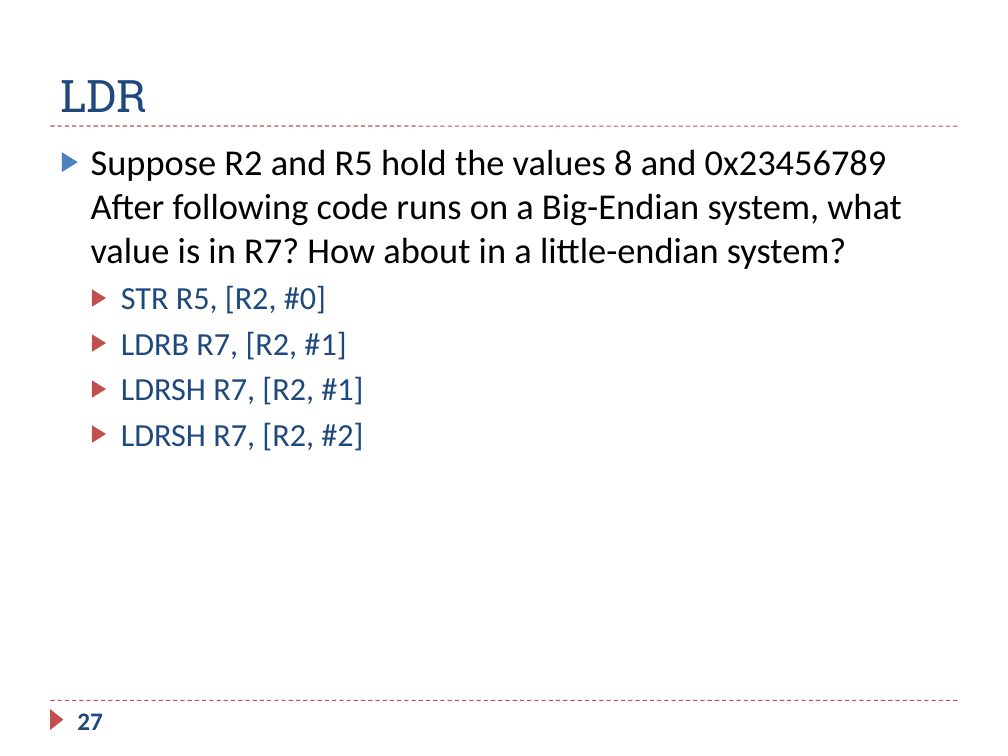
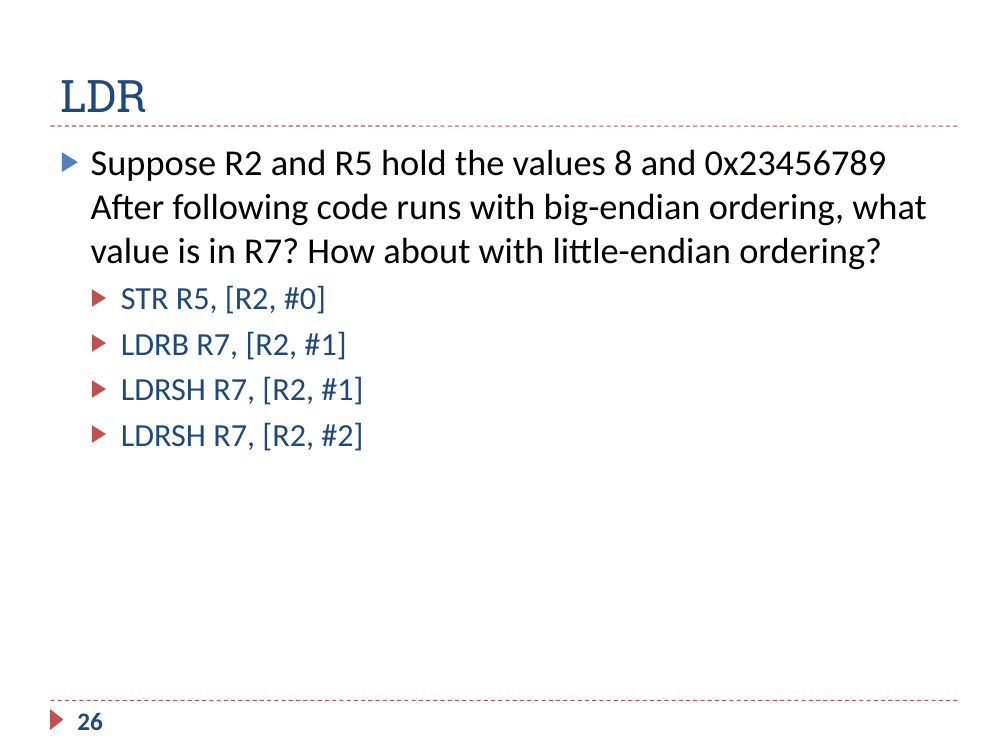
Before and after one commit to guhofstra/CSC111Fa25, a slide deck: slide 26 of PPTs/Ch5_ARM_Load_Store_Exercises_ANS.pptx (slide 27 before the commit). Drawn at 1008x756 pixels with LibreOffice and Linux fonts; fonts in the diff are those of the drawing. Boxes give left, top, right and bottom in pixels: in the first picture for what was removed or moved away, otherwise in the second. Text is boxed around its words. In the diff, an @@ line names an element or a change of style, - is before the commit and + after.

```diff
--- a/PPTs/Ch5_ARM_Load_Store_Exercises_ANS.pptx
+++ b/PPTs/Ch5_ARM_Load_Store_Exercises_ANS.pptx
@@ text at (91,149,926,270): text changed @@
-▶ Suppose R2 and R5 hold the values 8 and 0x23456789 After following code runs on a Big-Endian system, what value is in R7? How about in a little-endian system?
+▶ Suppose R2 and R5 hold the values 8 and 0x23456789 After following code runs with big-endian ordering, what value is in R7? How about with little-endian ordering?
@@ page number at (77,712,103,730): text changed @@
-27
+26
```
Also in this commit, not shown: 22 other slides changed, 3 slides added, 1 slide removed, 3 other files.
